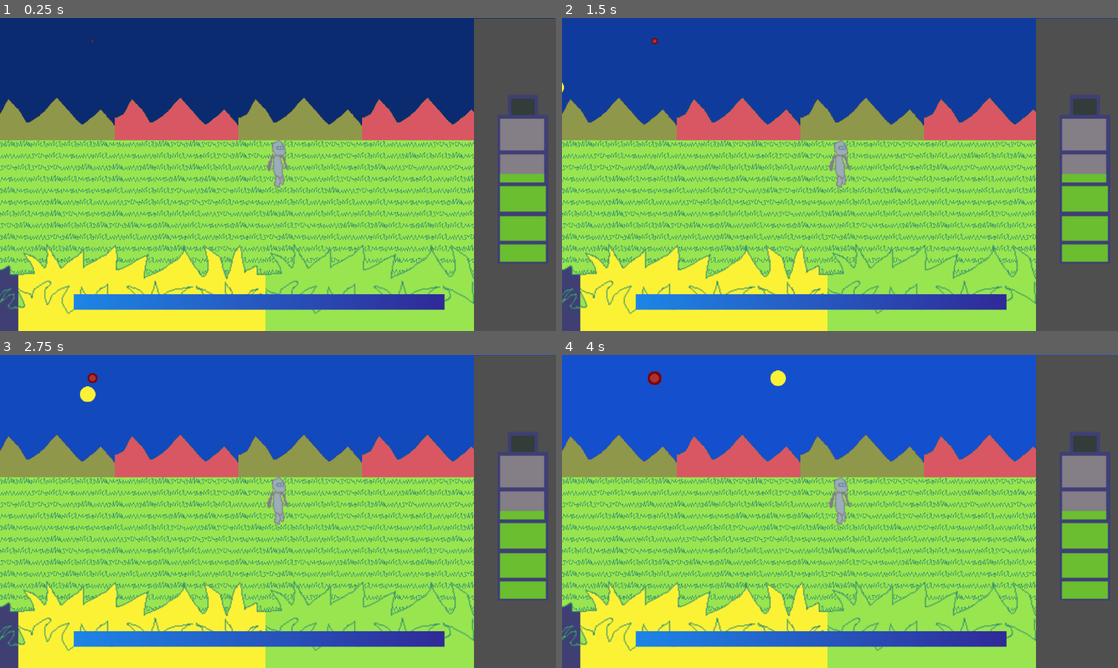
Above: before the commit, frames 1-4 (two rows, left to right).
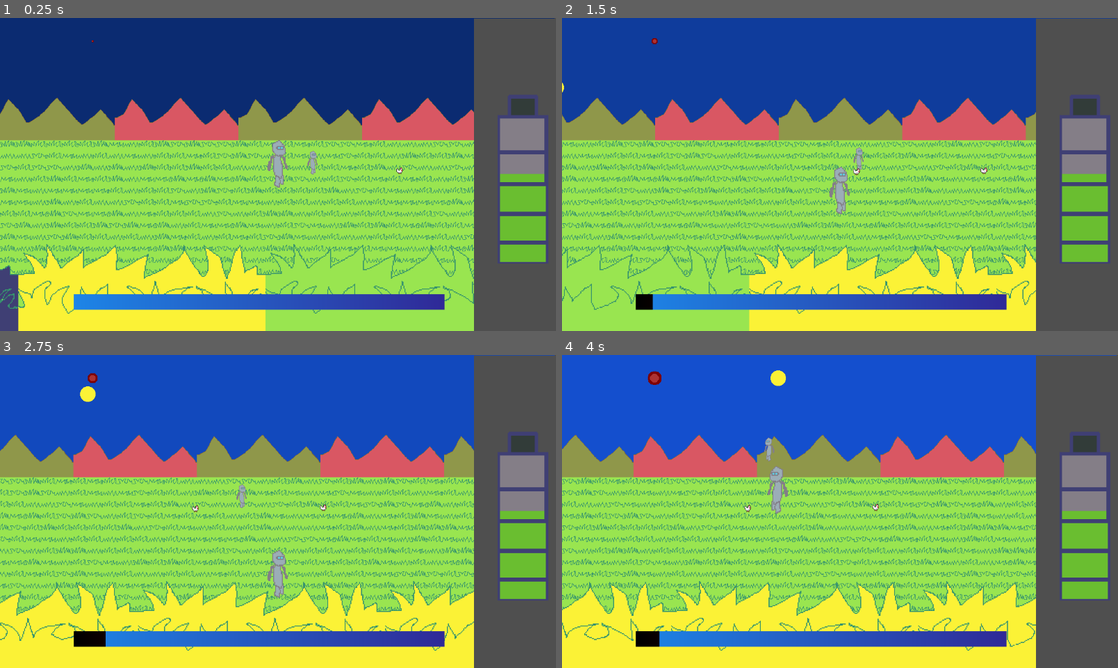
Above: after the commit, the same moments.

Repository: ChristianumSolacium/Noah-s-Ark
Game: Godot game, scene res://main_scene/main.tscn
Two runs of this game, one before a commit and one after it. Both use one fixed random seed, a clock stepped at 60 frames per second and the inputs below.
Inputs:
- Up to frame 1 (0.25 s): no input
- Up to frame 2 (1.5 s): tap Enter at 0.5 s; hold D (move_right, bound only after the commit) 0.53-1.28 s; hold Down (move_down, bound only after the commit) from 1.28 s (still down)
- Up to frame 3 (2.75 s): release Down (move_down, bound only after the commit) at 2.03 s; hold D (move_right, bound only after the commit) from 2.03 s (still down)
- Up to frame 4 (4 s): release D (move_right, bound only after the commit) at 2.78 s; hold W (move_up, bound only after the commit) 2.78-3.53 s; hold A (move_left, bound only after the commit) from 3.53 s (still down)

The runs differ from the first frame. In frame 1, 0.9% of the frame differs, in the area x 0-99%, y 32-95%; in frame 2, 27%, in the area x 0-99%, y 6-100%; in frame 3, 23%; in frame 4, 23%.

Commit message:
fleeing behavior, to fix

Diff:
--- /dev/null
+++ b/animals/fleeing_animal.tscn
@@ -0,0 +1,3 @@
+[gd_scene format=3 uid="uid://c27hsvbr24sic"]
+
+[node name="fleeing_animal" type="Node2D"]
--- /dev/null
+++ b/animals/idle_animal.gd
@@ -0,0 +1,66 @@
+extends CharacterBody2D
+
+const SPEED = 50.0
+var move_direction = Vector2.ZERO
+var move_time = 0.5  # 0.5 seconds moving
+var stop_time = 1.5  # 1.5 seconds stopping
+@export var timer = 0.0
+var is_moving = true  # Toggle between moving and stopping
+var is_sprinting = false
+enum Type { IDLE, FLEEING }
+
+@export var animal_state = Type.IDLE
+
+@onready var animated_sprite = $AnimatedSprite2D
+@onready var detection_area = $Area2D
+
+func _ready():
+	randomize()  # Ensure random numbers are different every time
+	if animal_state == Type.FLEEING:
+		detection_area.connect("body_entered", Callable(self, "_on_area_2d_body_entered"))
+
+func _physics_process(delta):
+	timer -= delta
+
+	if is_moving && !is_sprinting:
+		# Move the character with velocity
+		velocity = move_direction * SPEED
+
+		# Flip the sprite if moving left or right
+		if move_direction.x != 0:
+			animated_sprite.flip_h = velocity.x < 0
+
+		if timer <= 0:
+			# Switch to stopping after moving
+			is_moving = false
+			timer = stop_time
+
+	elif is_sprinting:
+		move_direction = Vector2.RIGHT
+
+	else:
+		# Stop the character by setting velocity to zero
+		velocity = Vector2.ZERO
+		if timer <= 0:
+			# Switch to moving after stopping
+			is_moving = true
+			timer = move_time
+			move_direction = get_random_direction()
+
+	# Move the character
+	move_and_slide()
+
+# Function to get a random Vector2 direction (Up, Down, Left, Right)
+func get_random_direction() -> Vector2:
+	var directions = [
+		Vector2.UP,    # Up
+		Vector2.DOWN,  # Down
+		Vector2.LEFT,  # Left
+		Vector2.RIGHT  # Right
+	]
+	return directions[randi() % directions.size()]  # Randomly pick one of the four directions
+
+func _on_area_2d_body_entered(body):
+	if body is CharacterBody2D and body.name == "Player":
+		# Only trigger sprinting when the player enters the area
+		is_sprinting = true
--- /dev/null
+++ b/animals/idle_animal.tscn
@@ -0,0 +1,66 @@
+[gd_scene load_steps=10 format=3 uid="uid://eftkqnerprus"]
+
+[ext_resource type="Script" path="res://animals/idle_animal.gd" id="1_5vcq4"]
+[ext_resource type="Texture2D" uid="uid://dx0ilp1bcolen" path="res://sprites/animali/Clucking Chicken/CluckingChickenIdleSide.png" id="1_fbfu6"]
+
+[sub_resource type="CircleShape2D" id="CircleShape2D_8va7p"]
+radius = 85.0
+
+[sub_resource type="AtlasTexture" id="AtlasTexture_csjk1"]
+atlas = ExtResource("1_fbfu6")
+region = Rect2(0, 0, 16, 16)
+
+[sub_resource type="AtlasTexture" id="AtlasTexture_cigay"]
+atlas = ExtResource("1_fbfu6")
+region = Rect2(16, 0, 16, 16)
+
+[sub_resource type="AtlasTexture" id="AtlasTexture_o8gb3"]
+atlas = ExtResource("1_fbfu6")
+region = Rect2(32, 0, 16, 16)
+
+[sub_resource type="AtlasTexture" id="AtlasTexture_llh62"]
+atlas = ExtResource("1_fbfu6")
+region = Rect2(48, 0, 16, 16)
+
+[sub_resource type="SpriteFrames" id="SpriteFrames_vwltl"]
+animations = [{
+"frames": [{
+"duration": 1.0,
+"texture": SubResource("AtlasTexture_csjk1")
+}, {
+"duration": 1.0,
+"texture": SubResource("AtlasTexture_cigay")
+}, {
+"duration": 1.0,
+"texture": SubResource("AtlasTexture_o8gb3")
+}, {
+"duration": 1.0,
+"texture": SubResource("AtlasTexture_llh62")
+}],
+"loop": true,
+"name": &"idle",
+"speed": 12.0
+}]
+
+[sub_resource type="CircleShape2D" id="CircleShape2D_hamm4"]
+radius = 6.0
+
+[node name="IdleAnimal" type="CharacterBody2D"]
+script = ExtResource("1_5vcq4")
+timer = 5.0
+
+[node name="Area2D" type="Area2D" parent="."]
+
+[node name="CollisionShape2D" type="CollisionShape2D" parent="Area2D"]
+shape = SubResource("CircleShape2D_8va7p")
+
+[node name="AnimatedSprite2D" type="AnimatedSprite2D" parent="."]
+sprite_frames = SubResource("SpriteFrames_vwltl")
+animation = &"idle"
+autoplay = "idle"
+
+[node name="CollisionShape2D" type="CollisionShape2D" parent="."]
+position = Vector2(0, 1)
+shape = SubResource("CircleShape2D_hamm4")
+
+[connection signal="body_entered" from="Area2D" to="." method="_on_area_2d_body_entered"]
--- a/main_scene/main.tscn
+++ b/main_scene/main.tscn
@@ -24,6 +24,8 @@
 [ext_resource type="Resource" uid="uid://bndtpo6lwuto5" path="res://resources/chunk_tiles/grass_chunk.tres" id="16_gjqfe"]
 [ext_resource type="Script" path="res://game_objects/basic_player.gd" id="18_yrnxj"]
 [ext_resource type="Resource" uid="uid://di442irie7u5o" path="res://resources/chunk_tiles/grass_foreground.tres" id="22_pml5d"]
+[ext_resource type="PackedScene" uid="uid://p6ypoxlhhfkg" path="res://player/player.tscn" id="25_w5pd0"]
+[ext_resource type="PackedScene" uid="uid://eftkqnerprus" path="res://animals/idle_animal.tscn" id="26_htyhd"]
 
 [sub_resource type="RectangleShape2D" id="RectangleShape2D_48i3k"]
 
@@ -254,3 +256,14 @@
 [node name="UI" parent="." node_paths=PackedStringArray("player") instance=ExtResource("16_b2q0s")]
 player = NodePath("../Playground/BasicPlayer")
 end_of_world = 5000.0
+
+[node name="Player" parent="." instance=ExtResource("25_w5pd0")]
+position = Vector2(72, -29)
+
+[node name="Animal1" parent="." instance=ExtResource("26_htyhd")]
+position = Vector2(252, -9)
+animal_state = 1
+
+[node name="Animal2" parent="." instance=ExtResource("26_htyhd")]
+position = Vector2(523, -9)
+animal_state = 0
--- /dev/null
+++ b/player.gd
@@ -0,0 +1,20 @@
+extends CharacterBody2D
+
+@onready var animated_sprite = $AnimatedSprite2D
+
+const SPEED = 130.0
+
+func _physics_process(delta):
+	var direction = Vector2(
+		Input.get_axis(&"move_left",&"move_right"),
+		Input.get_axis(&"move_up",&"move_down")
+	)
+	if direction:
+		velocity = direction * SPEED
+	else:
+		velocity = Vector2(0,0)
+
+	if abs(velocity.x) > 0:
+		animated_sprite.flip_h = (velocity.x < 0)
+
+	move_and_slide()
--- /dev/null
+++ b/player/player.tscn
@@ -0,0 +1,29 @@
+[gd_scene load_steps=5 format=3 uid="uid://p6ypoxlhhfkg"]
+
+[ext_resource type="Script" path="res://player.gd" id="1_n0tl1"]
+[ext_resource type="Texture2D" uid="uid://coqnnr5xgbag6" path="res://sprites/robot.png" id="2_6y2od"]
+
+[sub_resource type="SpriteFrames" id="SpriteFrames_p3sxh"]
+animations = [{
+"frames": [{
+"duration": 1.0,
+"texture": ExtResource("2_6y2od")
+}],
+"loop": true,
+"name": &"default",
+"speed": 5.0
+}]
+
+[sub_resource type="CapsuleShape2D" id="CapsuleShape2D_wc2cs"]
+radius = 5.0
+height = 42.0
+
+[node name="Player" type="CharacterBody2D"]
+script = ExtResource("1_n0tl1")
+
+[node name="AnimatedSprite2D" type="AnimatedSprite2D" parent="."]
+sprite_frames = SubResource("SpriteFrames_p3sxh")
+
+[node name="CollisionShape2D" type="CollisionShape2D" parent="."]
+position = Vector2(0, 4)
+shape = SubResource("CapsuleShape2D_wc2cs")
--- a/project.godot
+++ b/project.godot
@@ -28,26 +28,35 @@
 move_up={
 "deadzone": 0.5,
 "events": [Object(InputEventJoypadMotion,"resource_local_to_scene":false,"resource_name":"","device":-1,"axis":1,"axis_value":-1.0,"script":null)
+, Object(InputEventKey,"resource_local_to_scene":false,"resource_name":"","device":-1,"window_id":0,"alt_pressed":false,"shift_pressed":false,"ctrl_pressed":false,"meta_pressed":false,"pressed":false,"keycode":0,"physical_keycode":87,"key_label":0,"unicode":119,"location":0,"echo":false,"script":null)
+, Object(InputEventKey,"resource_local_to_scene":false,"resource_name":"","device":-1,"window_id":0,"alt_pressed":false,"shift_pressed":false,"ctrl_pressed":false,"meta_pressed":false,"pressed":false,"keycode":0,"physical_keycode":4194320,"key_label":0,"unicode":0,"location":0,"echo":false,"script":null)
 ]
 }
 move_down={
 "deadzone": 0.5,
 "events": [Object(InputEventJoypadMotion,"resource_local_to_scene":false,"resource_name":"","device":-1,"axis":1,"axis_value":1.0,"script":null)
+, Object(InputEventKey,"resource_local_to_scene":false,"resource_name":"","device":-1,"window_id":0,"alt_pressed":false,"shift_pressed":false,"ctrl_pressed":false,"meta_pressed":false,"pressed":false,"keycode":0,"physical_keycode":4194322,"key_label":0,"unicode":0,"location":0,"echo":false,"script":null)
+, Object(InputEventKey,"resource_local_to_scene":false,"resource_name":"","device":-1,"window_id":0,"alt_pressed":false,"shift_pressed":false,"ctrl_pressed":false,"meta_pressed":false,"pressed":false,"keycode":0,"physical_keycode":83,"key_label":0,"unicode":115,"location":0,"echo":false,"script":null)
 ]
 }
 move_left={
 "deadzone": 0.5,
 "events": [Object(InputEventJoypadMotion,"resource_local_to_scene":false,"resource_name":"","device":-1,"axis":0,"axis_value":-1.0,"script":null)
+, Object(InputEventKey,"resource_local_to_scene":false,"resource_name":"","device":-1,"window_id":0,"alt_pressed":false,"shift_pressed":false,"ctrl_pressed":false,"meta_pressed":false,"pressed":false,"keycode":0,"physical_keycode":65,"key_label":0,"unicode":97,"location":0,"echo":false,"script":null)
+, Object(InputEventKey,"resource_local_to_scene":false,"resource_name":"","device":-1,"window_id":0,"alt_pressed":false,"shift_pressed":false,"ctrl_pressed":false,"meta_pressed":false,"pressed":false,"keycode":0,"physical_keycode":4194319,"key_label":0,"unicode":0,"location":0,"echo":false,"script":null)
 ]
 }
 move_right={
 "deadzone": 0.5,
 "events": [Object(InputEventJoypadMotion,"resource_local_to_scene":false,"resource_name":"","device":-1,"axis":0,"axis_value":1.0,"script":null)
+, Object(InputEventKey,"resource_local_to_scene":false,"resource_name":"","device":-1,"window_id":0,"alt_pressed":false,"shift_pressed":false,"ctrl_pressed":false,"meta_pressed":false,"pressed":false,"keycode":0,"physical_keycode":68,"key_label":0,"unicode":100,"location":0,"echo":false,"script":null)
+, Object(InputEventKey,"resource_local_to_scene":false,"resource_name":"","device":-1,"window_id":0,"alt_pressed":false,"shift_pressed":false,"ctrl_pressed":false,"meta_pressed":false,"pressed":false,"keycode":0,"physical_keycode":4194321,"key_label":0,"unicode":0,"location":0,"echo":false,"script":null)
 ]
 }
 interact={
 "deadzone": 0.5,
 "events": [Object(InputEventJoypadButton,"resource_local_to_scene":false,"resource_name":"","device":-1,"button_index":0,"pressure":0.0,"pressed":true,"script":null)
+, Object(InputEventKey,"resource_local_to_scene":false,"resource_name":"","device":-1,"window_id":0,"alt_pressed":false,"shift_pressed":false,"ctrl_pressed":false,"meta_pressed":false,"pressed":false,"keycode":0,"physical_keycode":32,"key_label":0,"unicode":32,"location":0,"echo":false,"script":null)
 ]
 }
 change_character={
@@ -66,3 +75,7 @@
 [physics]
 
 2d/default_gravity=0.0
+
+[rendering]
+
+textures/canvas_textures/default_texture_filter=0
Not shown: 1 places in main_scene/main.tscn that only renumber resources
Binary file added: sprites/animali/Clucking Chicken/CluckingChickenIdleSide.aseprite
Binary file added: sprites/animali/Clucking Chicken/CluckingChickenIdleSide.gif
Binary file added: sprites/animali/Clucking Chicken/CluckingChickenIdleSide.png
Not shown, added: sprites/animali/Clucking Chicken/CluckingChickenIdleSide.png.import
